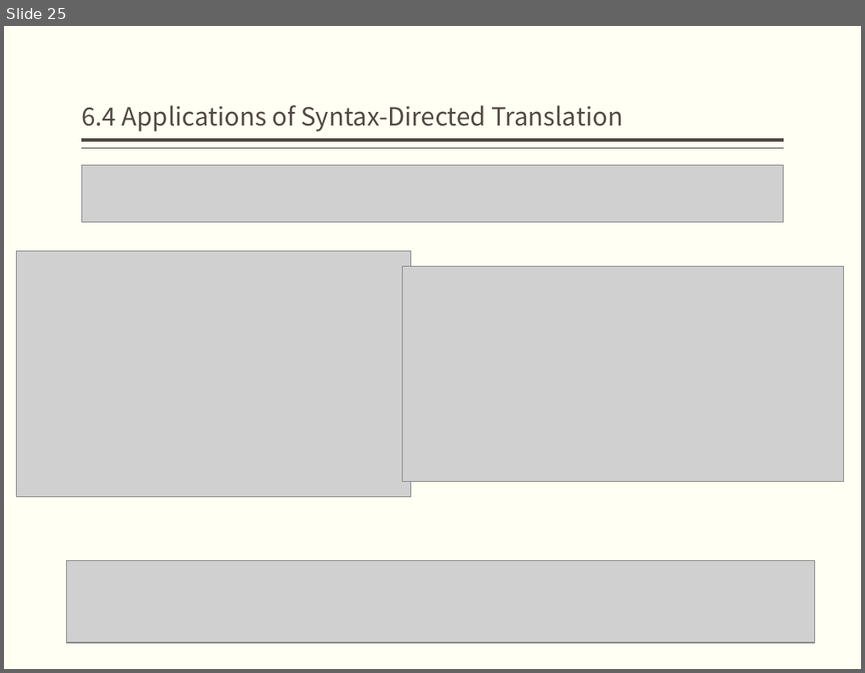
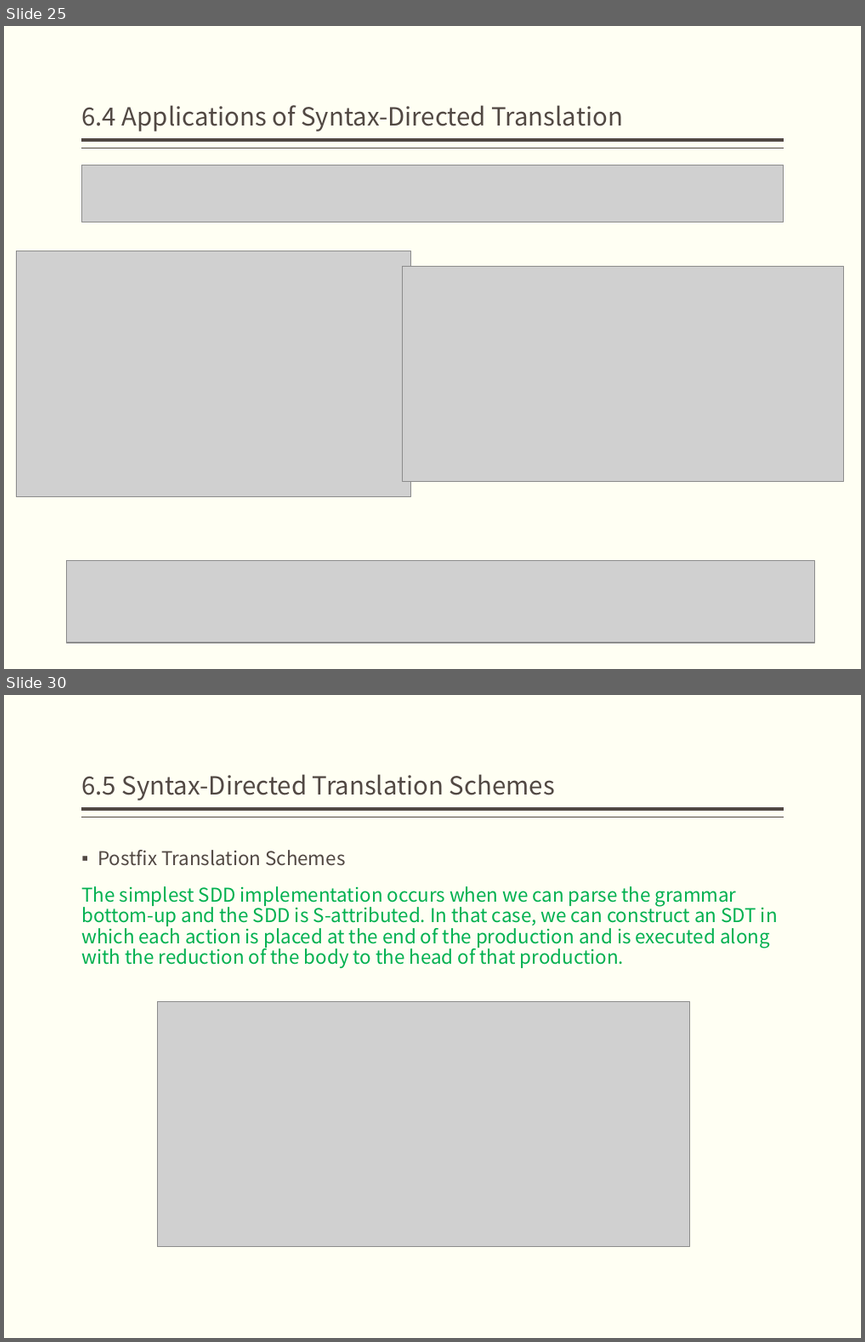
Before and after one commit to bonkboykz/jz81.github.io, a slide deck: course/compiler/LectureNotes/(Spring2017)Lecture6.pptx. Shown one above the other, each under a label of ours: slide 25 before the commit, slides 25 and 30 after it; the slides between them are not shown. The pictures are 865x673 and 865x1342 pixels, drawn with LibreOffice and Linux fonts; fonts in the diff are those of the drawing; grey boxes stand for pictures. Boxes give left, top, right and bottom in pixels: in the first picture for what was removed or moved away, otherwise in the second. Text is boxed around its words. In the diff, an @@ line names an element or a change of style, - is before the commit and + after.

```diff
--- a/course/compiler/LectureNotes/(Spring2017)Lecture6.pptx
+++ b/course/compiler/LectureNotes/(Spring2017)Lecture6.pptx
@@ slide 30 added at box(4, 695, 861, 1338), background #FFFFF3; not listed: 2 template elements that a slide beside it also shows @@
@@ title added at box(81, 774, 555, 800), 21 pt, text #514843 @@
+6.5 Syntax-Directed Translation Schemes
@@ text added at box(81, 850, 778, 968), 16 pt, text #00B050 @@
+▪ Postfix Translation Schemes
+The simplest SDD implementation occurs when we can parse the grammar bottom-up and the SDD is S-attributed. In that case, we can construct an SDT in which each action is placed at the end of the production and is executed along with the reduction of the body to the head of that production.
@@ picture added at box(157, 1002, 689, 1246) @@
```
Also in this commit, not shown: 2 slides changed, 16 other slides added.
